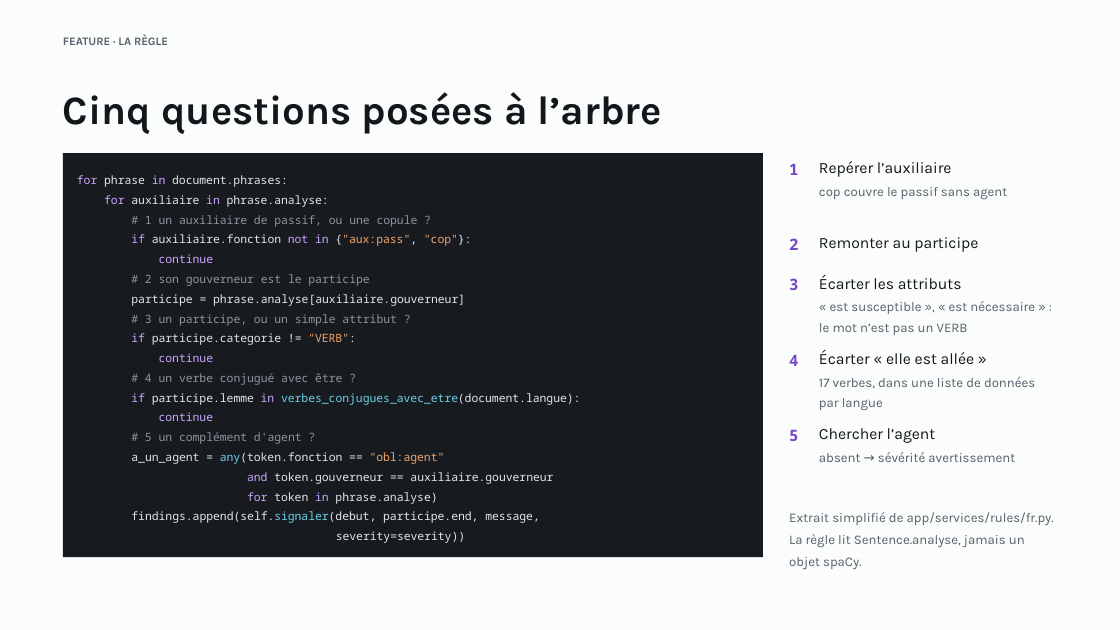
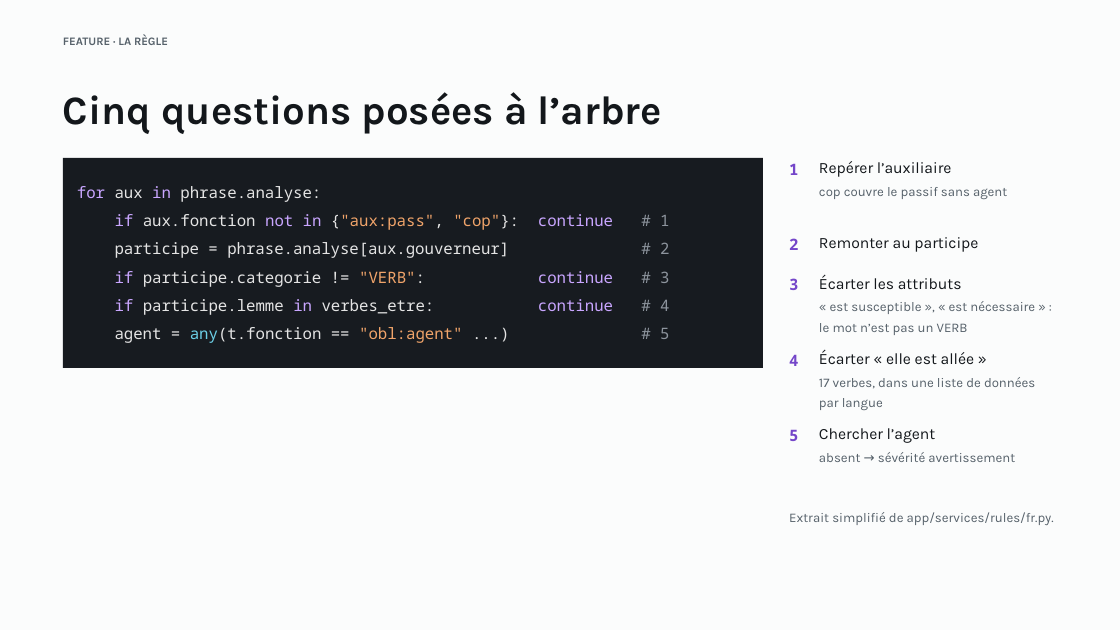
Before and after one commit to lhubeaux/final_project, a slide deck: slide 18 of docs/soutenance.pptx. Drawn at 1120x630 pixels with LibreOffice and Linux fonts; fonts in the diff are those of the drawing. Boxes give left, top, right and bottom in pixels: in the first picture for what was removed or moved away, otherwise in the second. Text is boxed around its words. In the diff, an @@ line names an element or a change of style, - is before the commit and + after.

```diff
--- a/docs/soutenance.pptx
+++ b/docs/soutenance.pptx
@@ rectangle: place and size @@
-rectangle at <box>63,153,763,557</box>
+rectangle at <box>63,158,763,368</box>
@@ text at <box>77,186,669,343</box>: text changed; size 9.8 to 13.5 pt @@
-for phrase in document.phrases:
-for auxiliaire in phrase.analyse:
-# 1 un auxiliaire de passif, ou une copule ?
-if auxiliaire.fonction not in {"aux:pass", "cop"}:
-continue
-# 2 son gouverneur est le participe
-participe = phrase.analyse[auxiliaire.gouverneur]
-# 3 un participe, ou un simple attribut ?
-if participe.categorie != "VERB":
-continue
-# 4 un verbe conjugué avec être ?
-if participe.lemme in verbes_conjugues_avec_etre(document.langue):
-continue
-# 5 un complément d'agent ?
-a_un_agent = any(token.fonction == "obl:agent"
-and token.gouverneur == auxiliaire.gouverneur
-for token in phrase.analyse)
-findings.append(self.signaler(debut, participe.end, message,
-severity=severity))
+for aux in phrase.analyse:
+if aux.fonction not in {"aux:pass", "cop"}: continue # 1
+participe = phrase.analyse[aux.gouverneur] # 2
+if participe.categorie != "VERB": continue # 3
+if participe.lemme in verbes_etre: continue # 4
+agent = any(t.fonction == "obl:agent" ...) # 5
@@ text at <box>789,512,1054,525</box>: text changed @@
-Extrait simplifié de app/services/rules/fr.py. La règle lit Sentence.analyse, jamais un objet spaCy.
+Extrait simplifié de app/services/rules/fr.py.
```
Also in this commit, not shown: 8 other slides changed, 2 slides added, 2 slides removed, 1 other file.
